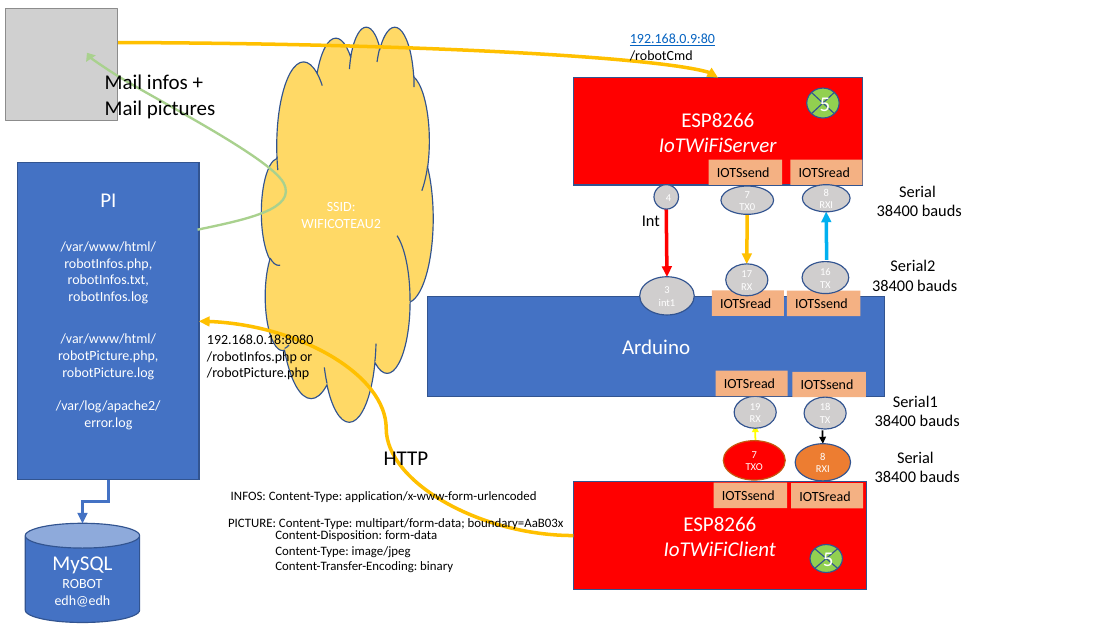
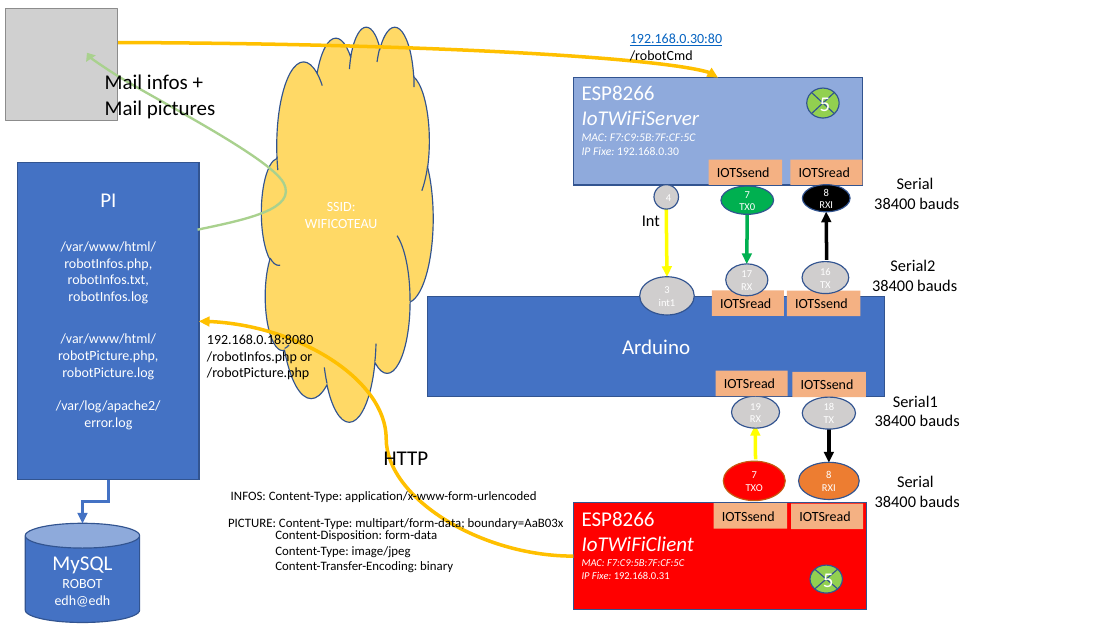
Before and after one commit to RobotEdh/RobotMicroControl, a slide deck: slide 1 of libraries/Diagramm Robot v2.pptx (slide 5 before the commit). Drawn at 1120x630 pixels with LibreOffice and Linux fonts; fonts in the diff are those of the drawing; grey boxes stand for pictures. Boxes give left, top, right and bottom in pixels: in the first picture for what was removed or moved away, otherwise in the second. Text is boxed around its words. In the diff, an @@ line names an element or a change of style, - is before the commit and + after.

```diff
--- a/libraries/Diagramm Robot v2.pptx
+++ b/libraries/Diagramm Robot v2.pptx
@@ text at (x1=630, y1=33, x2=722, y2=46): text changed @@
-192.168.0.9:80
+192.168.0.30:80
@@ rectangle "ESP8266" at (x1=574, y1=77, x2=863, y2=185): fill #FF0000 to #8FAADC @@
@@ text in rectangle at (x1=582, y1=86, x2=700, y2=125): alignment centre to left @@
@@ text in rectangle at (x1=582, y1=133, x2=696, y2=155): paragraphs added @@
+MAC: F7:C9:5B:7F:CF:5C
+IP Fixe: 192.168.0.30
@@ text "Serial" moved from (x1=877, y1=185, x2=962, y2=216) to (x1=874, y1=177, x2=959, y2=209) @@
@@ arrow (666, 209) - (667, 276): stroke #FF0000 3 pt to #FFFF00 3 pt @@
@@ ellipse "7" at (x1=721, y1=186, x2=774, y2=214): fill #D0CECE to #00B050 @@
@@ ellipse "8" at (x1=802, y1=185, x2=850, y2=212): fill #D0CECE to #000000 @@
@@ text in cloud at (x1=305, y1=219, x2=377, y2=228): text changed @@
-WIFICOTEAU2
+WIFICOTEAU
@@ arrow (748, 214) - (747, 264): stroke #FFC000 3 pt to #00B050 3 pt @@
@@ arrow (827, 212) - (827, 260): stroke #00B0F0 3 pt to #000000 3 pt @@
@@ curved arrow moved from (574, 536) - (199, 321) to (574, 556) - (199, 321) @@
@@ ellipse "19" resized from (x1=734, y1=397, x2=776, y2=429) to (x1=732, y1=397, x2=780, y2=429) @@
@@ ellipse "18" resized from (x1=804, y1=397, x2=846, y2=429) to (x1=802, y1=397, x2=855, y2=429) @@
@@ arrow (755, 425) - (755, 460): stroke #FFFF00 1.5 pt to #FFFF00 3 pt @@
@@ arrow moved from (823, 430) - (823, 444) to (829, 429) - (829, 462) @@
@@ arrow (829, 429) - (829, 462): stroke #000000 1.5 pt to #000000 3 pt @@
@@ ellipse "8" resized from (x1=796, y1=444, x2=851, y2=481) to (x1=799, y1=462, x2=860, y2=499) @@
@@ text "Serial" moved from (x1=875, y1=451, x2=960, y2=482) to (x1=875, y1=475, x2=960, y2=507) @@
@@ 3 rectangles, 1 ellipse, 1 flow chart summing junction moved together from (x1=574, y1=441, x2=867, y2=590) to (x1=574, y1=461, x2=867, y2=610) @@
@@ text in rectangle at (x1=582, y1=511, x2=694, y2=551): alignment centre to left @@
@@ text in rectangle at (x1=582, y1=559, x2=684, y2=579): paragraphs added @@
+MAC: F7:C9:5B:7F:CF:5C
+IP Fixe: 192.168.0.31
```
Also in this commit, not shown: 3 other slides changed, 1 slide added, 10 other files.
